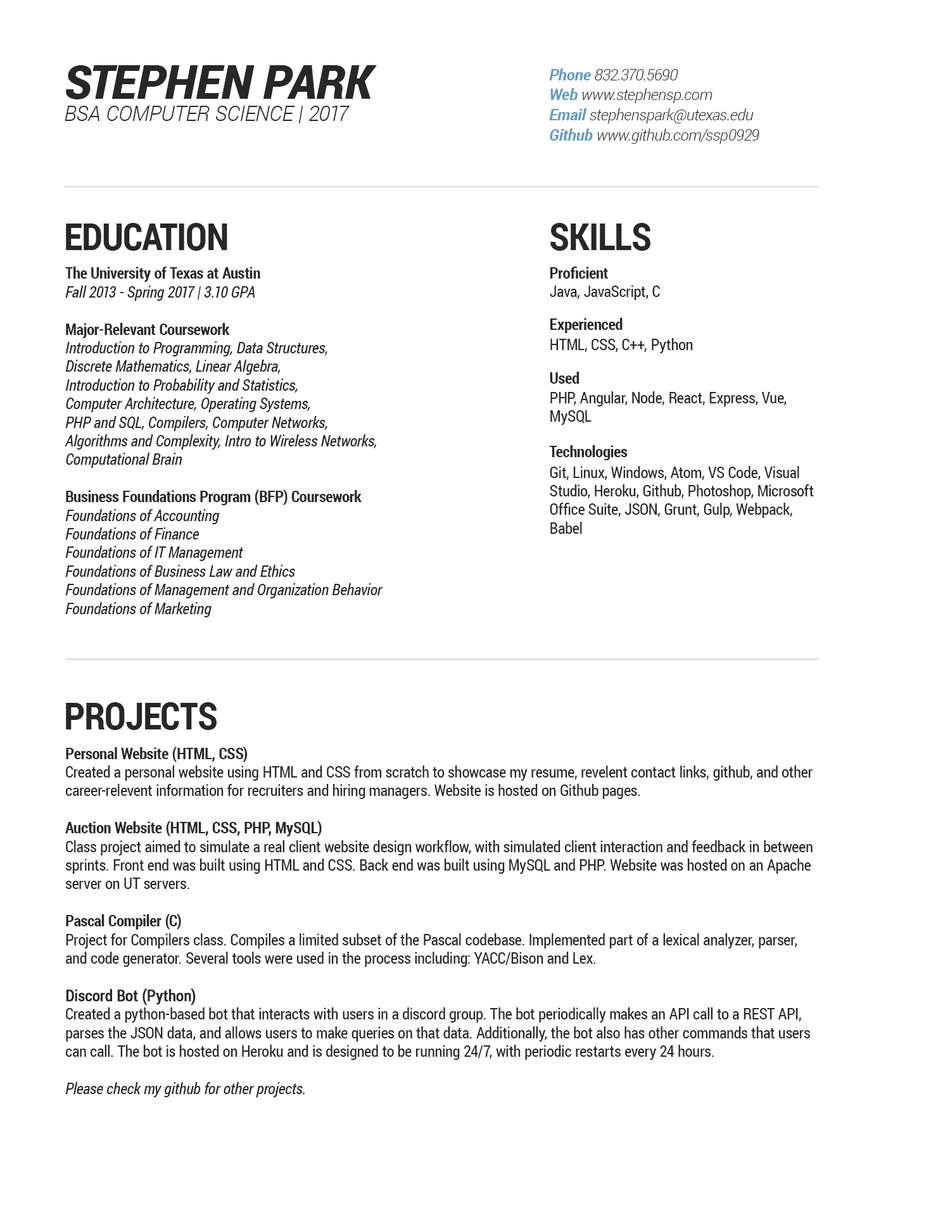
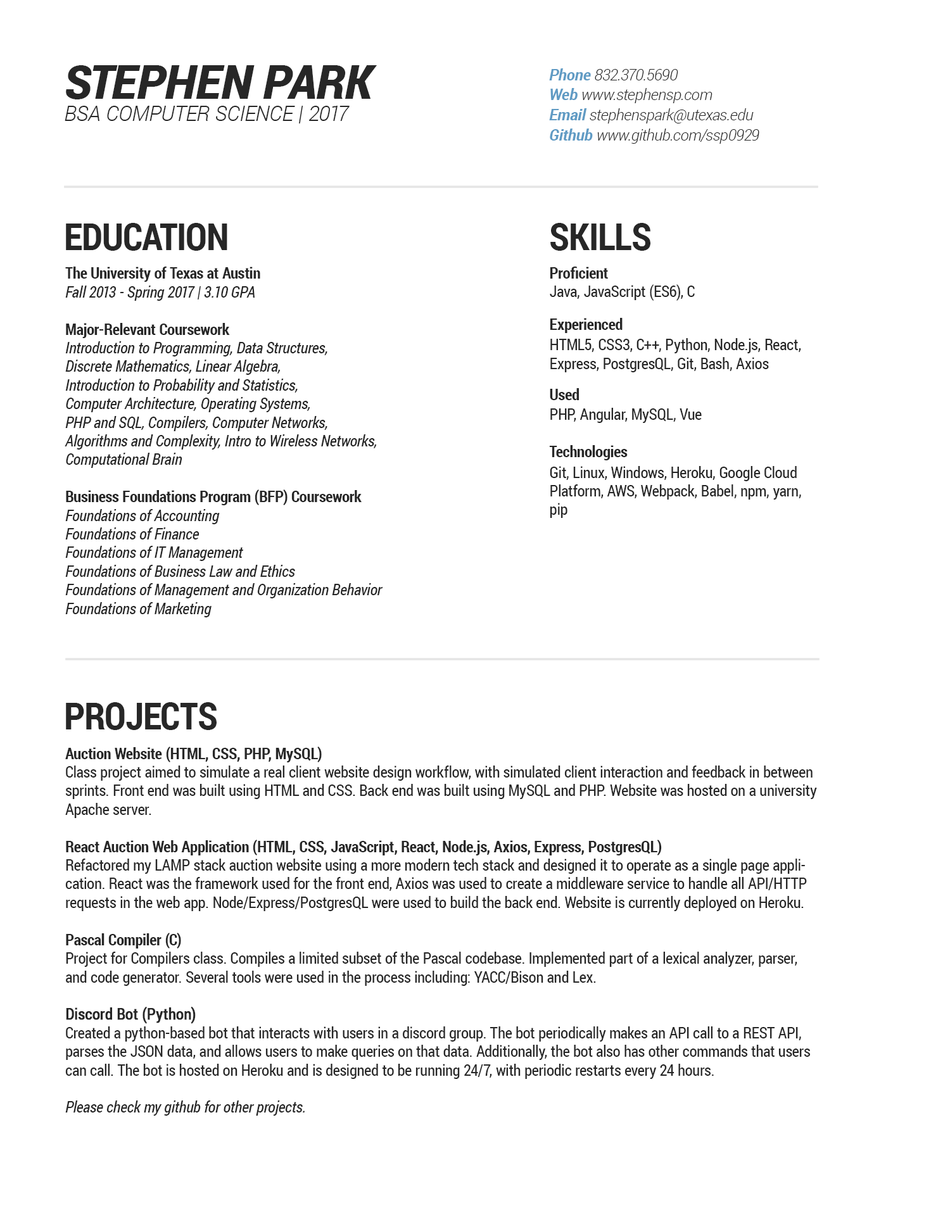
Comparing the layer stacks of the two 950 x 1229 images. Changes:
painted on "Layer 2" over left=65, top=284, right=817, bottom=1116
